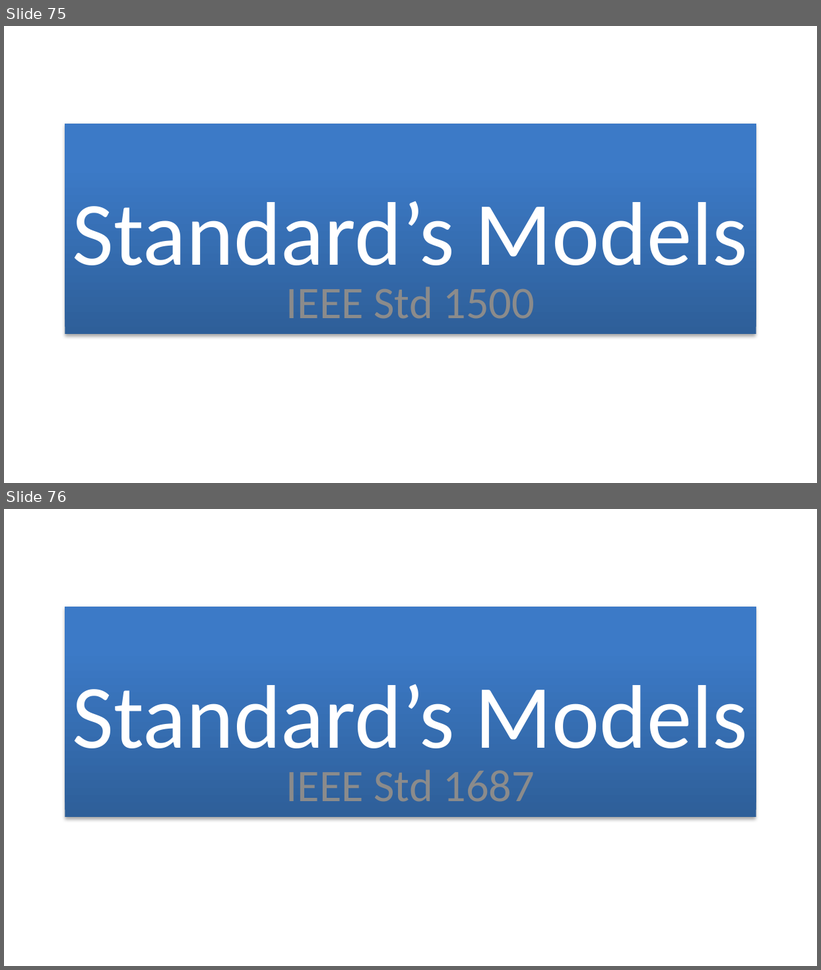
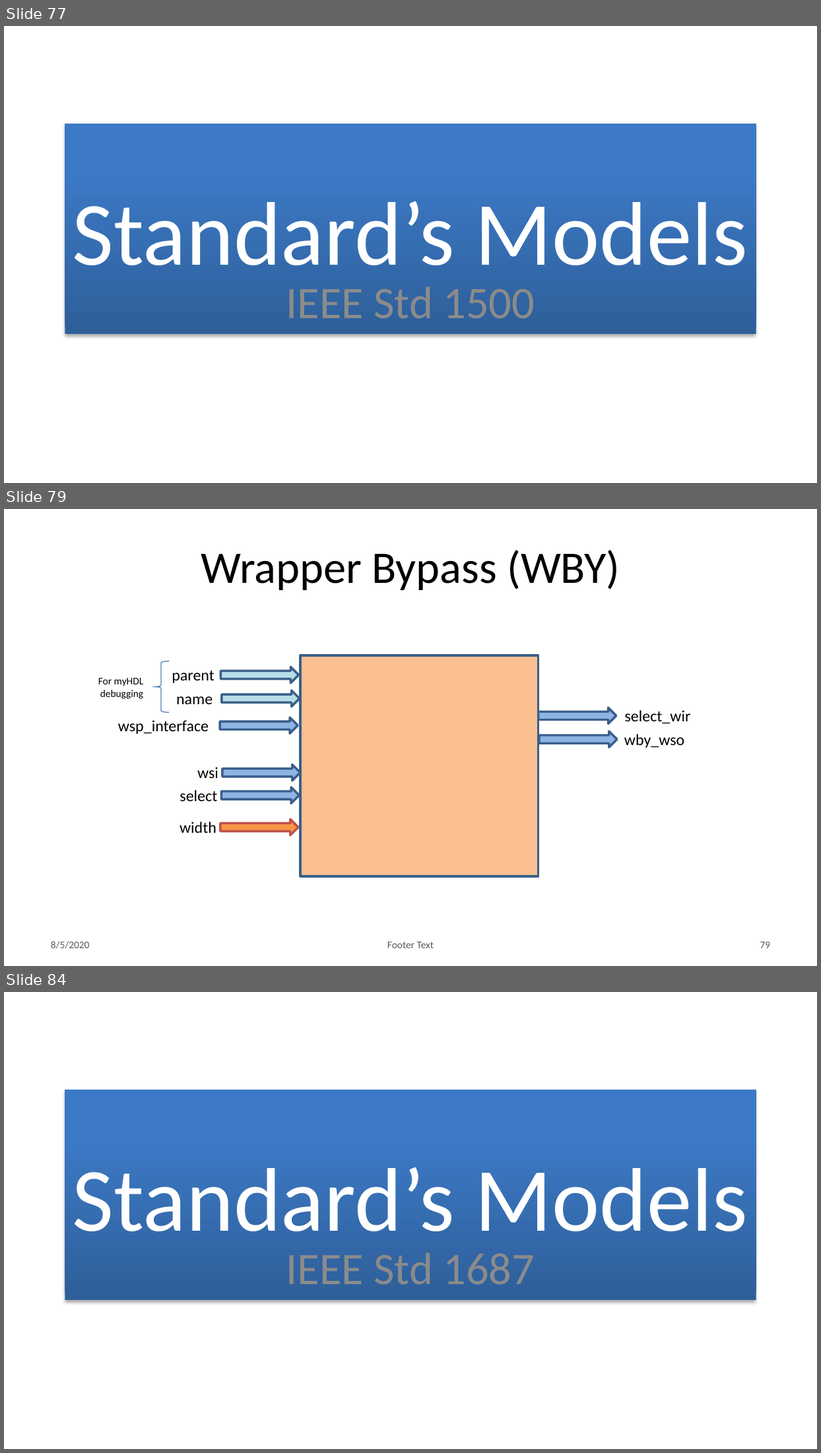
Before and after one commit to bradfordvt/P2654Simulations, a slide deck: docs/HLD.pptx. Shown one above the other, each under a label of ours: slides 75 and 76 before the commit, slides 77, 79 and 84 after it; the slides between them are not shown. The pictures are 821x970 and 821x1453 pixels, drawn with LibreOffice and Linux fonts; fonts in the diff are those of the drawing; background and template pictures are left out. Boxes give left, top, right and bottom in pixels: in the first picture for what was removed or moved away, otherwise in the second. Text is boxed around its words. In the diff, an @@ line names an element or a change of style, - is before the commit and + after.

```diff
--- a/docs/HLD.pptx
+++ b/docs/HLD.pptx
@@ slide 79 added at [4, 509, 817, 966], background #FFFFFF @@
@@ title added at [201, 550, 620, 590], 40 pt, text #000000 @@
+Wrapper Bypass (WBY)
@@ group added at [98, 656, 691, 877]: 7 texts, 6 right arrows, 1 rectangle, 1 left brace @@
+wby_wso
+parent
+name
+For myHDL debugging
+wsp_interface
+select_wir
+wsi
@@ text added at [180, 790, 217, 801], 14 pt, text #000000 @@
+select
@@ right arrow added at [221, 787, 299, 803], fill #8EB4E3, outline #3A5F8C 2 pt @@
@@ text added at [180, 822, 217, 833], 14 pt, text #000000 @@
+width
@@ right arrow added at [220, 820, 298, 836], fill #F79646, outline #C0504D 2 pt @@
@@ text added at [51, 941, 90, 949], 9 pt, text #595959 @@
+8/5/2020
@@ text added at [387, 942, 434, 949], 9 pt, text #595959 @@
+Footer Text
@@ page number added at [760, 942, 771, 949], 9 pt, text #595959 @@
+79
@@ what was slide 75 is now slide 77 @@
@@ what was slide 76 is now slide 84 @@
```
Also in this commit, not shown: 62 slides changed, 9 other slides added.
